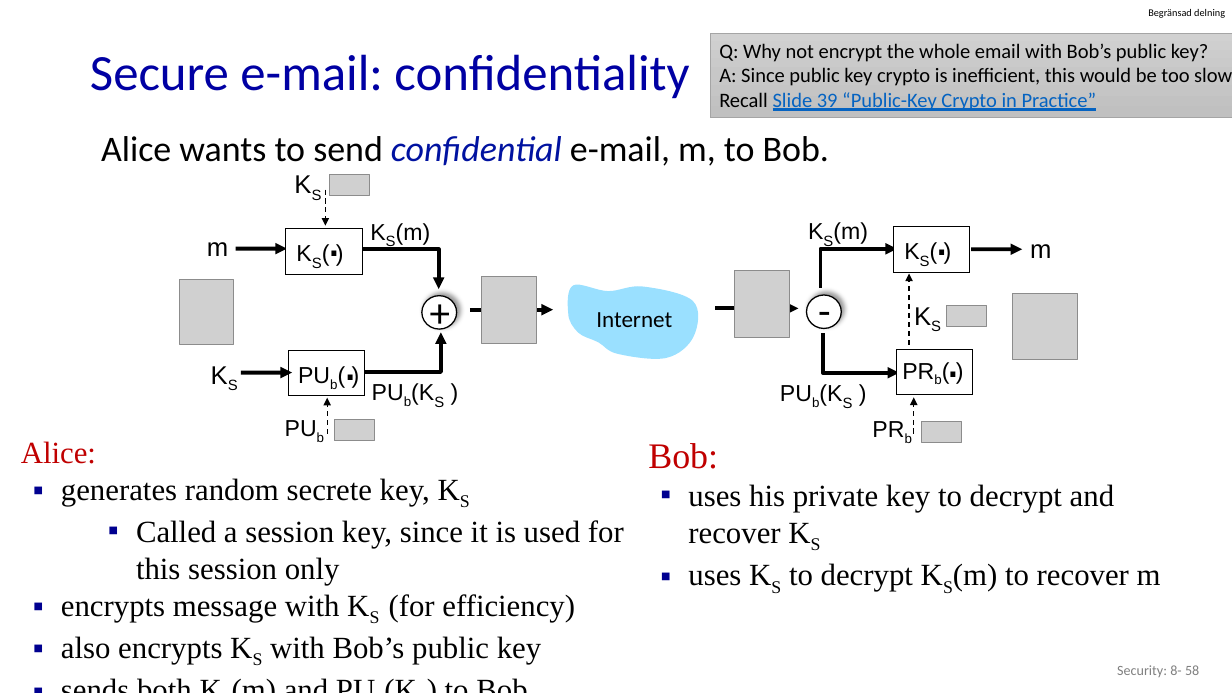
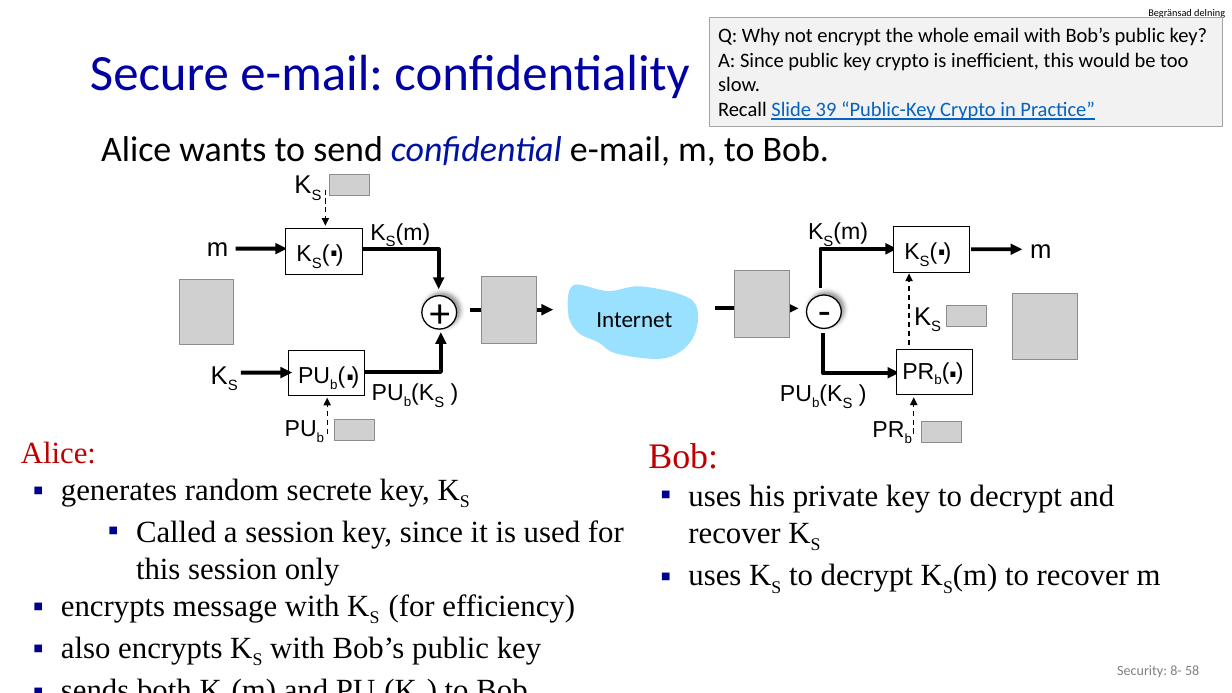
Before and after one commit to guhofstra/CSC175, a slide deck: slide 58 of PPTs/8.1 Cryptography.pptx. Drawn at 1232x693 pixels with LibreOffice and Linux fonts; fonts in the diff are those of the drawing; grey boxes stand for pictures. Boxes give left, top, right and bottom in pixels: in the first picture for what was removed or moved away, otherwise in the second. Text is boxed around its words. In the diff, an @@ line names an element or a change of style, - is before the commit and + after.

```diff
--- a/PPTs/8.1 Cryptography.pptx
+++ b/PPTs/8.1 Cryptography.pptx
@@ rectangle "Q: Why not encrypt the ...": place and size @@
-rectangle "Q: Why not encrypt the ..." at <box>711,33,1232,117</box>
+rectangle "Q: Why not encrypt the ..." at <box>709,18,1222,127</box>
@@ rectangle "Q: Why not encrypt the ..." at <box>709,18,1222,127</box>: fill gradient #D2D2D2 to #C8C8C8 to #C0C0C0 to #F2F2F2 @@
```
Also in this commit, not shown: 1 other slide changed, 23 other files.
